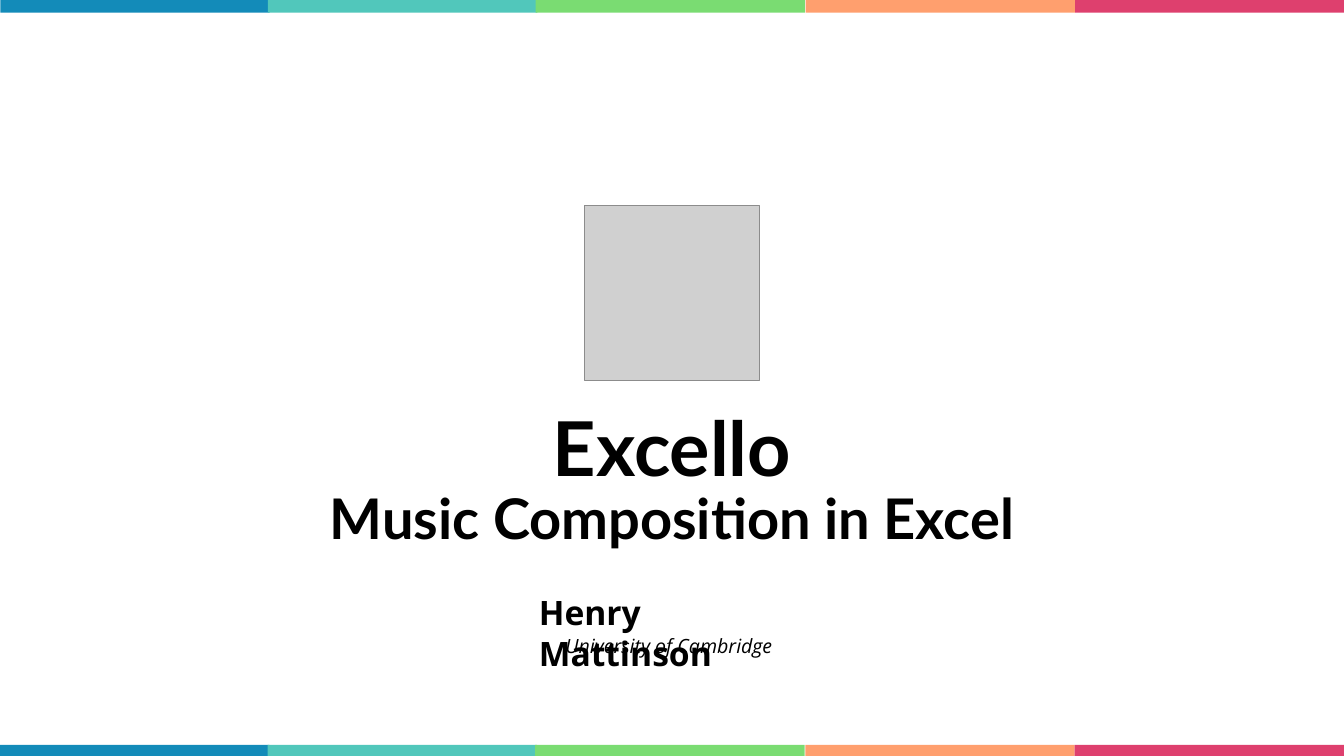
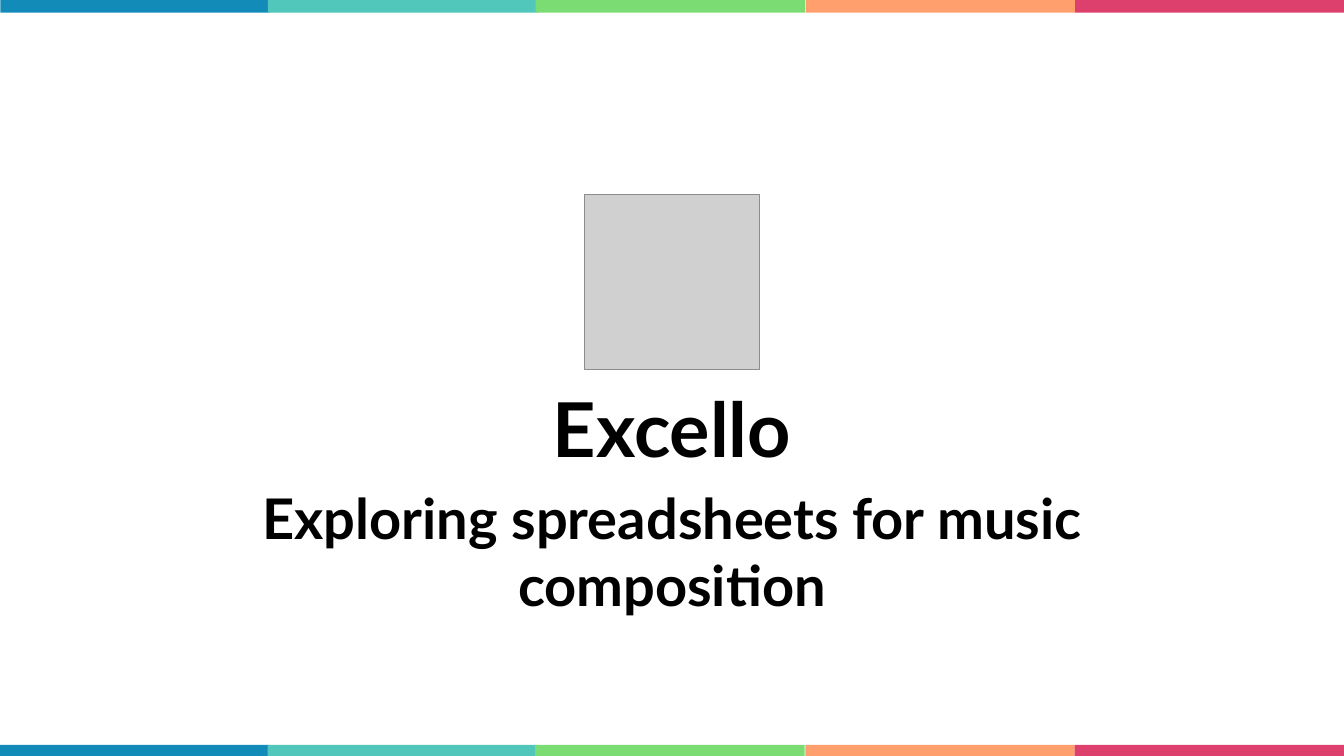
Before and after one commit to hmattinson/Dissertation_Excello, a slide deck: slide 1 of Microsoft Talk/Excello.pptx. Drawn at 1344x756 pixels with LibreOffice and Linux fonts; fonts in the diff are those of the drawing; grey boxes stand for pictures. Boxes give left, top, right and bottom in pixels: in the first picture for what was removed or moved away, otherwise in the second. Text is boxed around its words. In the diff, an @@ line names an element or a change of style, - is before the commit and + after.

Commit message:
Changes for NIME, mostly just sorting out the spreadsheet examples

```diff
--- a/Microsoft Talk/Excello.pptx
+++ b/Microsoft Talk/Excello.pptx
@@ picture: place and size @@
-picture at bbox=[585, 206, 759, 380]
+picture at bbox=[585, 195, 759, 369]
@@ text "Excello": place and size @@
-text "Excello" at bbox=[553, 419, 791, 477]
+text "Excello" at bbox=[553, 400, 791, 458]
@@ text at bbox=[263, 497, 1081, 616]: text changed @@
-Music Composition in Excel
+Exploring spreadsheets for music composition
@@ text removed at bbox=[539, 601, 712, 667] @@
-Henry Mattinson
@@ rectangle added at bbox=[508, 634, 840, 724], fill #FFFFFF, outline #FFFFFF 0.5 pt @@
@@ text removed at bbox=[565, 635, 772, 660] @@
-University of Cambridge
```
Also in this commit, not shown: 2 other slides changed, 5 other files.
